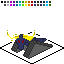
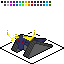
Layered file, before and after one edit (w=64, h=64). Changes by layer:
added layer "black_2" above "black_1" over 11, 34, 53, 59
added layer "black_1" above "head_2" over 11, 34, 53, 59
